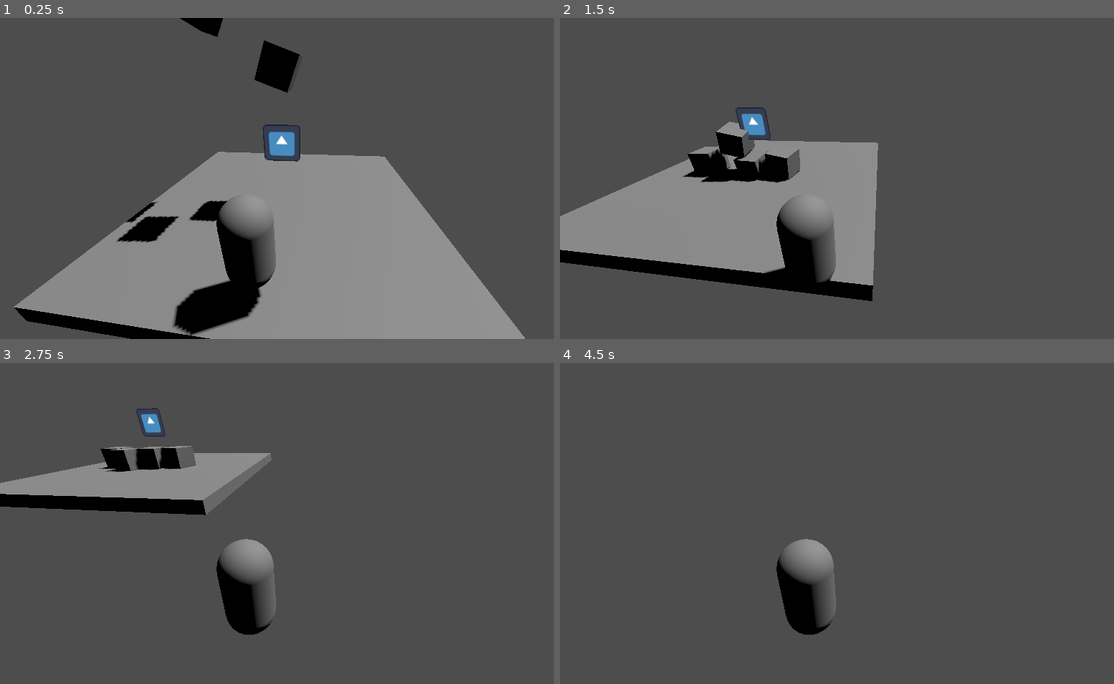
Above: before the commit, frames 1-4 (two rows, left to right).
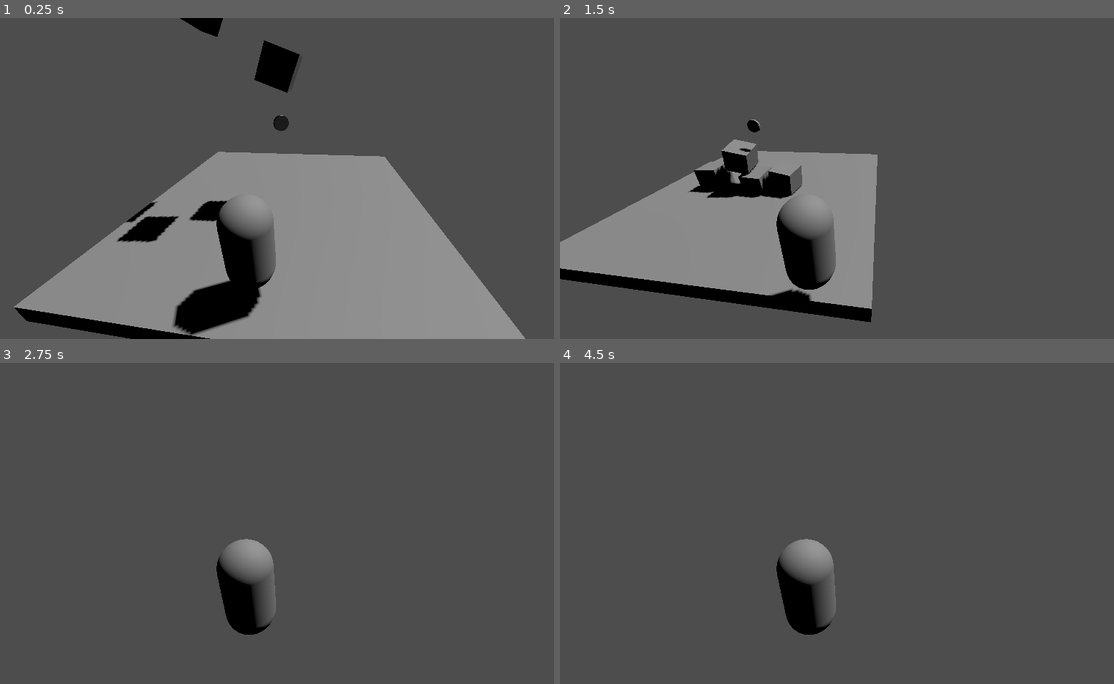
Above: after the commit, the same moments.

Repository: Harry2166/BOTW-in-Godot-and-more
Game: Godot game, scene res://Level/level_1.tscn
The game is run twice, just before and just after one commit, with the same random seed, the same clock (stepped at 60 frames per second) and the same inputs. The engine's default icon, where the game draws it, is replaced by a stand-in: a white triangle on a blue panel in a dark square.
Inputs:
- Up to frame 1 (0.25 s): no input
- Up to frame 2 (1.5 s): tap Enter (ui_accept) at 0.5, 0.6 s; hold D (move_right) 0.53-1.28 s; tap Space (jump, bound only after the commit) at 0.77, 0.8, 1.07, 1.35 s; hold Down (move_back) from 1.28 s (still down)
- Up to frame 3 (2.75 s): tap Space (jump, bound only after the commit) at 1.52, 1.82, 2.3 s; tap Enter (ui_accept) at 1.55, 2.1 s; release Down (move_back) at 2.03 s; hold D (move_right) from 2.03 s (still down)
- Up to frame 4 (4.5 s): release D (move_right) at 2.78 s; hold W (move_forward) 2.78-3.53 s; tap Enter (ui_accept) at 2.85, 4.25, 4.35 s; tap Space (jump, bound only after the commit) at 3.02, 3.32, 3.6, 3.77, 4.07 s; hold A (move_left) from 3.53 s (still down)

The runs differ from the first frame. In frame 1, 0.6% of the frame differs, in the area x 47-55%, y 30-45%; in frame 2, 11%, in the area x 0-58%, y 27-95%; in frame 3, 7.0%; in frame 4, less than 0.1%.

Commit message:
feat: create gettable item
is gettable a word?

Diff:
--- a/Level/level_1.tscn
+++ b/Level/level_1.tscn
@@ -1,8 +1,9 @@
-[gd_scene load_steps=7 format=3 uid="uid://c45dd0jomwrh4"]
+[gd_scene load_steps=8 format=3 uid="uid://c45dd0jomwrh4"]
 
 [ext_resource type="PackedScene" uid="uid://coqidqpwu33br" path="res://Objects/block.tscn" id="1_jfyb3"]
 [ext_resource type="PackedScene" uid="uid://dtgghqh5qb61x" path="res://Objects/player.tscn" id="1_xkokw"]
 [ext_resource type="Texture2D" uid="uid://c22hxy3qtpnow" path="res://icon.svg" id="3_ib41i"]
+[ext_resource type="PackedScene" uid="uid://bi7uoh0gpo8vp" path="res://Objects/rupee.tscn" id="3_vdn16"]
 [ext_resource type="Script" path="res://Scripts/Icon.gd" id="4_v17ts"]
 
 [sub_resource type="BoxMesh" id="BoxMesh_fb6wy"]
@@ -47,7 +48,12 @@
 [node name="Block4" parent="Blocks" instance=ExtResource("1_jfyb3")]
 transform = Transform3D(-0.869348, -0.4942, 0, 0.4942, -0.869348, 0, 0, 0, 1, -0.857272, 11.7725, 0)
 
+[node name="Rupee" parent="." instance=ExtResource("3_vdn16")]
+transform = Transform3D(1, 0, 0, 0, 1, 0, 0, 0, 1, 0, 3.10937, 0)
+
 [node name="Icon" type="Sprite3D" parent="."]
 transform = Transform3D(1, 0, 0, 0, 1, 0, 0, 0, 1, 0, 2.41631, 0)
+visible = false
+pixel_size = 0.003
 texture = ExtResource("3_ib41i")
 script = ExtResource("4_v17ts")
--- /dev/null
+++ b/Objects/rupee.tscn
@@ -0,0 +1,25 @@
+[gd_scene load_steps=4 format=3 uid="uid://bi7uoh0gpo8vp"]
+
+[ext_resource type="Script" path="res://Scripts/rupee.gd" id="1_6p8gw"]
+
+[sub_resource type="CylinderShape3D" id="CylinderShape3D_qpft3"]
+height = 0.1
+radius = 0.25
+
+[sub_resource type="CylinderMesh" id="CylinderMesh_i2p8h"]
+top_radius = 0.25
+bottom_radius = 0.25
+height = 0.1
+
+[node name="Rupee" type="Area3D"]
+script = ExtResource("1_6p8gw")
+
+[node name="CollisionShape3D" type="CollisionShape3D" parent="."]
+transform = Transform3D(1, 0, 0, 0, -4.37114e-08, -1, 0, 1, -4.37114e-08, 0, 0, 0)
+shape = SubResource("CylinderShape3D_qpft3")
+
+[node name="MeshInstance3D" type="MeshInstance3D" parent="."]
+transform = Transform3D(1, 0, 0, 0, -4.37114e-08, -1, 0, 1, -4.37114e-08, 0, 0, 0)
+mesh = SubResource("CylinderMesh_i2p8h")
+
+[connection signal="body_entered" from="." to="." method="_on_body_entered"]
--- a/Scripts/player.gd
+++ b/Scripts/player.gd
@@ -7,6 +7,8 @@
 # Get the gravity from the project settings to be synced with RigidBody nodes.
 var gravity = ProjectSettings.get_setting("physics/3d/default_gravity")
 
+func get_coin():
+	print("got coin")
 
 func _physics_process(delta):
 	# Add the gravity.
@@ -14,7 +16,7 @@
 		velocity.y -= gravity * delta
 
 	# Handle jump.
-	if Input.is_action_just_pressed("ui_accept") and is_on_floor():
+	if Input.is_action_just_pressed("jump") and is_on_floor():
 		velocity.y = JUMP_VELOCITY
 
 	# Get the input direction and handle the movement/deceleration.
--- /dev/null
+++ b/Scripts/rupee.gd
@@ -0,0 +1,17 @@
+extends Area3D
+
+const ROTATION_SPEED = 2
+# Called when the node enters the scene tree for the first time.
+func _ready():
+	pass # Replace with function body.
+
+
+# Called every frame. 'delta' is the elapsed time since the previous frame.
+func _process(delta):
+	rotate_y(deg_to_rad(ROTATION_SPEED))
+
+
+func _on_body_entered(body):
+	if body.has_method("get_coin"):
+		body.get_coin()
+		queue_free()
--- a/project.godot
+++ b/project.godot
@@ -17,14 +17,6 @@
 
 [input]
 
-ui_accept={
-"deadzone": 0.5,
-"events": [Object(InputEventKey,"resource_local_to_scene":false,"resource_name":"","device":0,"window_id":0,"alt_pressed":false,"shift_pressed":false,"ctrl_pressed":false,"meta_pressed":false,"pressed":false,"keycode":4194309,"physical_keycode":0,"key_label":0,"unicode":0,"echo":false,"script":null)
-, Object(InputEventKey,"resource_local_to_scene":false,"resource_name":"","device":0,"window_id":0,"alt_pressed":false,"shift_pressed":false,"ctrl_pressed":false,"meta_pressed":false,"pressed":false,"keycode":4194310,"physical_keycode":0,"key_label":0,"unicode":0,"echo":false,"script":null)
-, Object(InputEventKey,"resource_local_to_scene":false,"resource_name":"","device":0,"window_id":0,"alt_pressed":false,"shift_pressed":false,"ctrl_pressed":false,"meta_pressed":false,"pressed":false,"keycode":32,"physical_keycode":0,"key_label":0,"unicode":32,"echo":false,"script":null)
-, Object(InputEventJoypadButton,"resource_local_to_scene":false,"resource_name":"","device":-1,"button_index":0,"pressure":0.0,"pressed":true,"script":null)
-]
-}
 move_forward={
 "deadzone": 0.5,
 "events": [Object(InputEventKey,"resource_local_to_scene":false,"resource_name":"","device":-1,"window_id":0,"alt_pressed":false,"shift_pressed":false,"ctrl_pressed":false,"meta_pressed":false,"pressed":false,"keycode":0,"physical_keycode":87,"key_label":0,"unicode":119,"echo":false,"script":null)
@@ -53,3 +45,9 @@
 , Object(InputEventJoypadMotion,"resource_local_to_scene":false,"resource_name":"","device":-1,"axis":0,"axis_value":-1.0,"script":null)
 ]
 }
+jump={
+"deadzone": 0.5,
+"events": [Object(InputEventKey,"resource_local_to_scene":false,"resource_name":"","device":-1,"window_id":0,"alt_pressed":false,"shift_pressed":false,"ctrl_pressed":false,"meta_pressed":false,"pressed":false,"keycode":0,"physical_keycode":32,"key_label":0,"unicode":32,"echo":false,"script":null)
+, Object(InputEventJoypadButton,"resource_local_to_scene":false,"resource_name":"","device":-1,"button_index":3,"pressure":0.0,"pressed":true,"script":null)
+]
+}
Binary file added: SS_Green_Rupee_Model.png
Not shown, added: SS_Green_Rupee_Model.png.import
